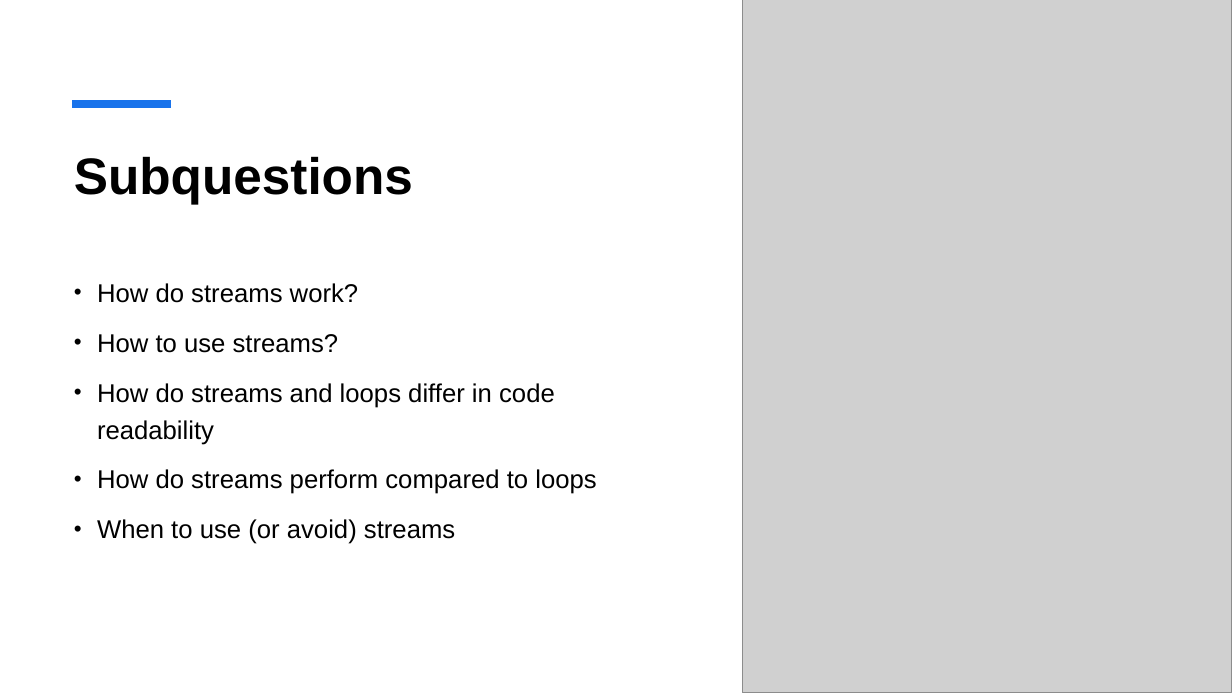
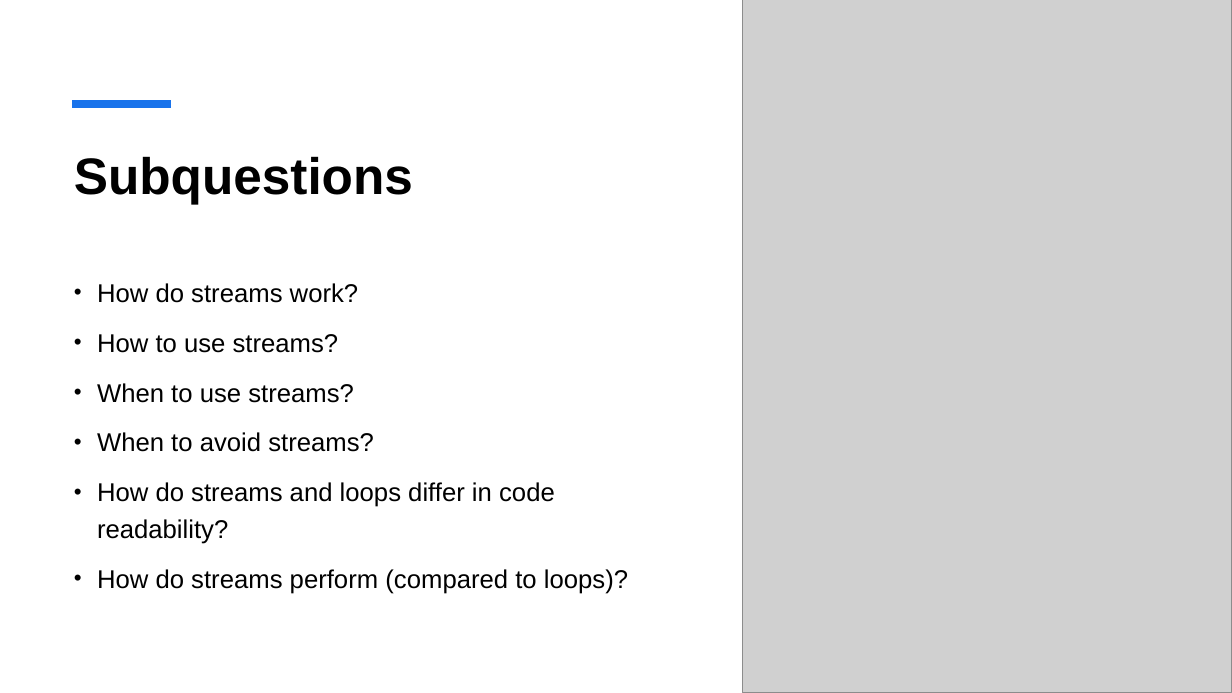
Before and after one commit to StefanBoudri/streams, a slide deck: slide 5 of presentation.pptx. Drawn at 1232x693 pixels with LibreOffice and Linux fonts; fonts in the diff are those of the drawing; grey boxes stand for pictures. Boxes give left, top, right and bottom in pixels: in the first picture for what was removed or moved away, otherwise in the second. Text is boxed around its words. In the diff, an @@ line names an element or a change of style, - is before the commit and + after.

Commit message:
powerpoint update

```diff
--- a/presentation.pptx
+++ b/presentation.pptx
@@ text at [97, 383, 628, 594]: text changed @@
-• How do streams and loops differ in code readability
-• How do streams perform compared to loops
-• When to use (or avoid) streams
+• When to use streams?
+• When to avoid streams?
+• How do streams and loops differ in code readability?
+• How do streams perform (compared to loops)?
```
Also in this commit, not shown: 4 other slides changed, 2 slides added.
